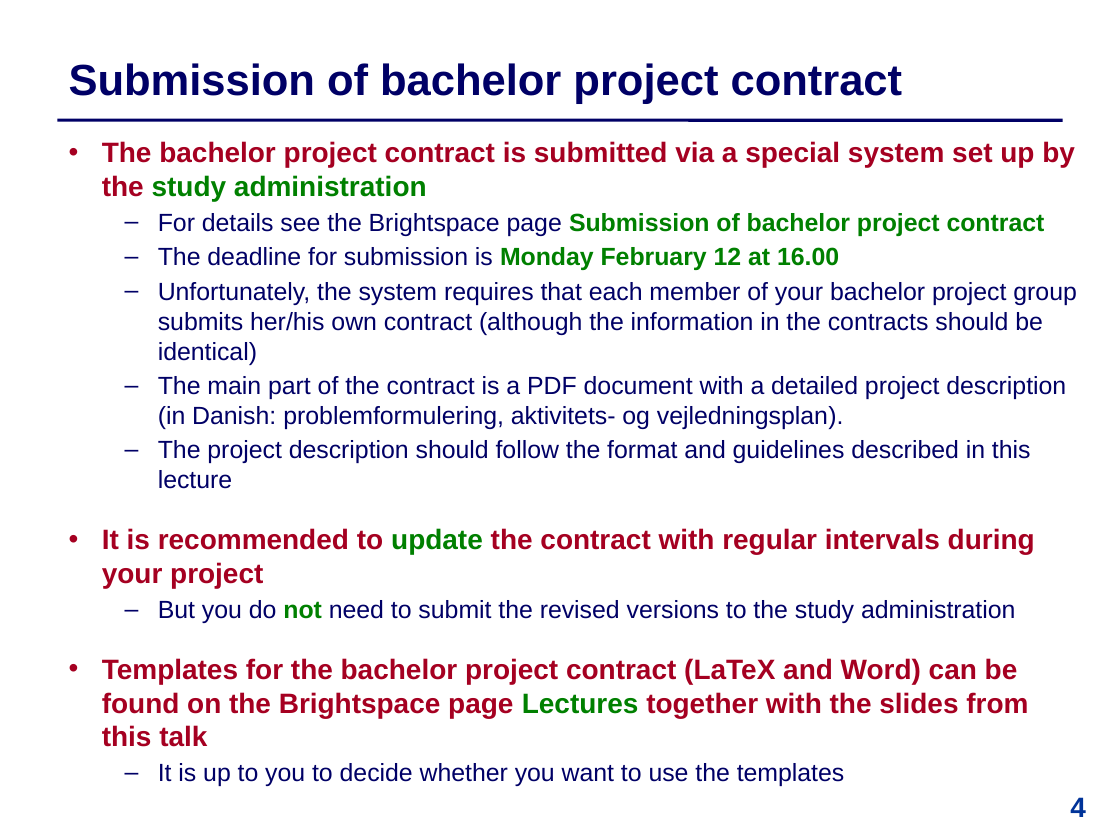
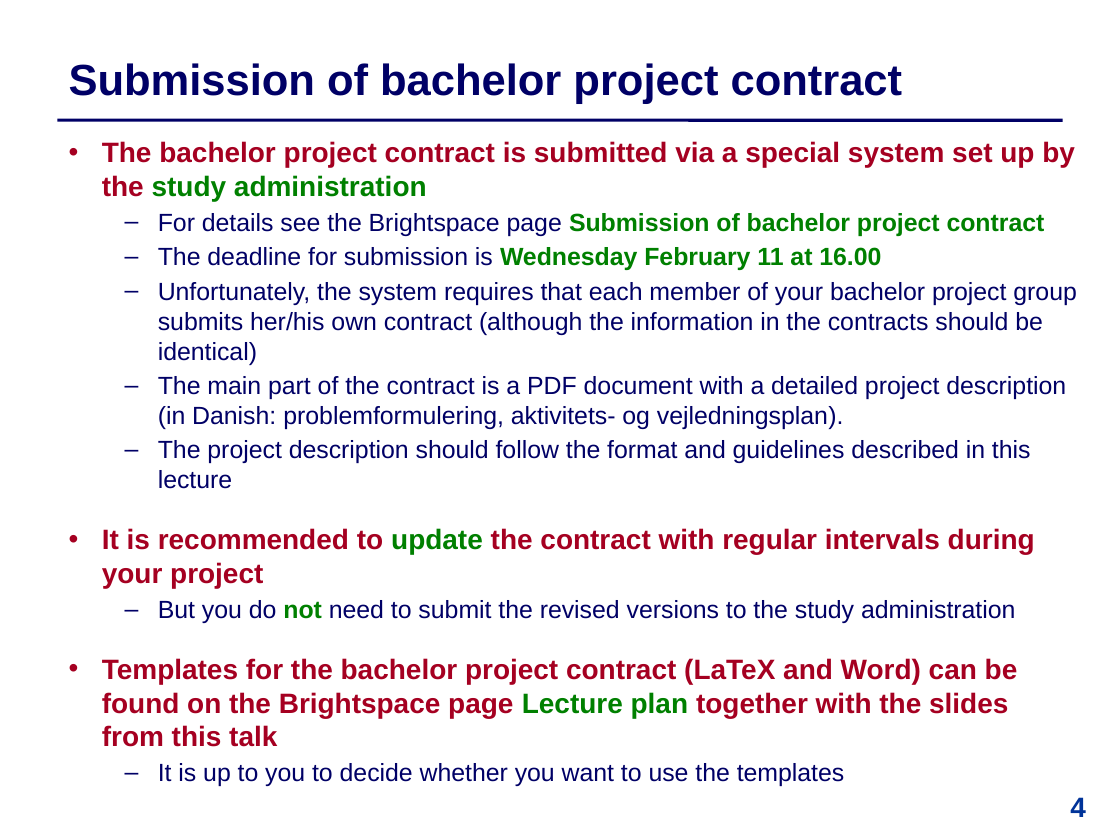
Before and after one commit to IntProgAU/Materiale, a slide deck: slide 4 of web/b26/1 Bachelor Contract .pptx. Drawn at 1120x840 pixels with LibreOffice and Linux fonts; fonts in the diff are those of the drawing. Boxes give left, top, right and bottom in pixels: in the first picture for what was removed or moved away, otherwise in the second. Text is boxed around its words. In the diff, an @@ line names an element or a change of style, - is before the commit and + after.

```diff
--- a/web/b26/1 Bachelor Contract .pptx
+++ b/web/b26/1 Bachelor Contract .pptx
@@ text at (158, 247, 881, 270): text changed @@
-  – The deadline for submission is Monday February 12 at 16.00
+  – The deadline for submission is Wednesday February 11 at 16.00
@@ text at (102, 658, 1018, 747): text changed @@
-  • Templates for the bachelor project contract (LaTeX and Word) can be found on the Brightspace page Lectures together with the slides from this talk
+  • Templates for the bachelor project contract (LaTeX and Word) can be found on the Brightspace page Lecture plan together with the slides from this talk
```
Also in this commit, not shown: 3 other slides changed.
